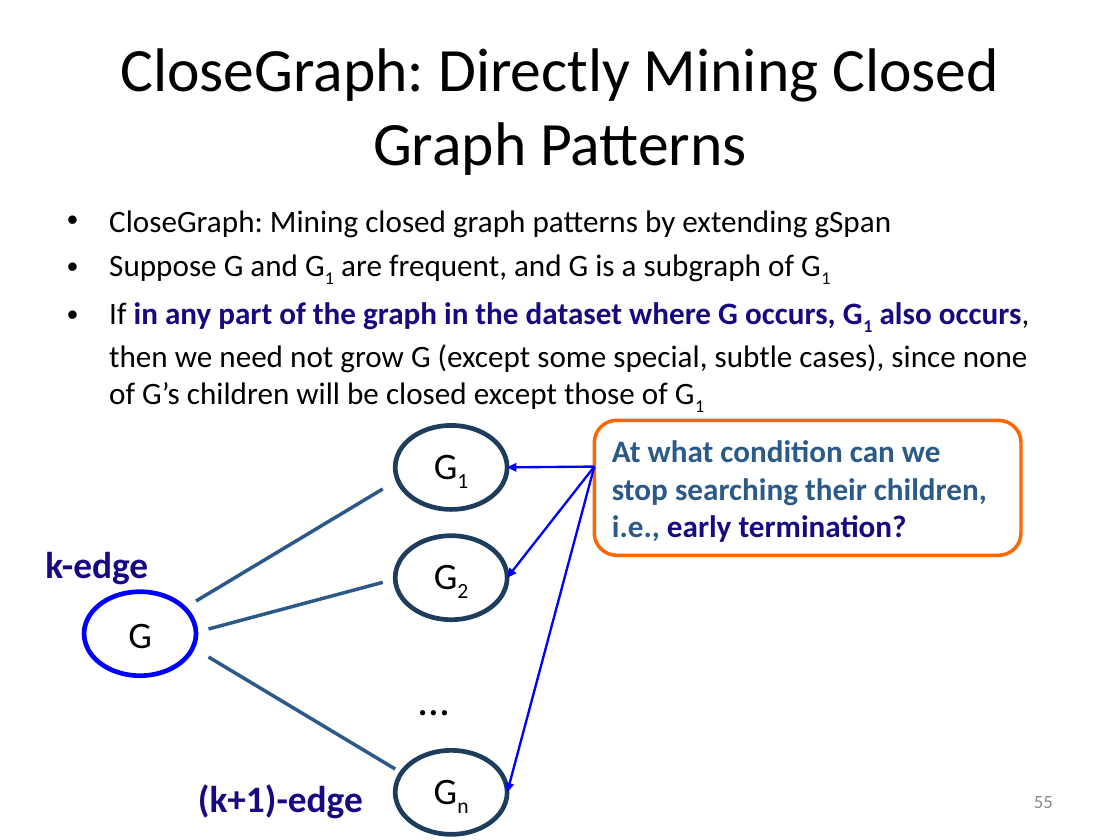
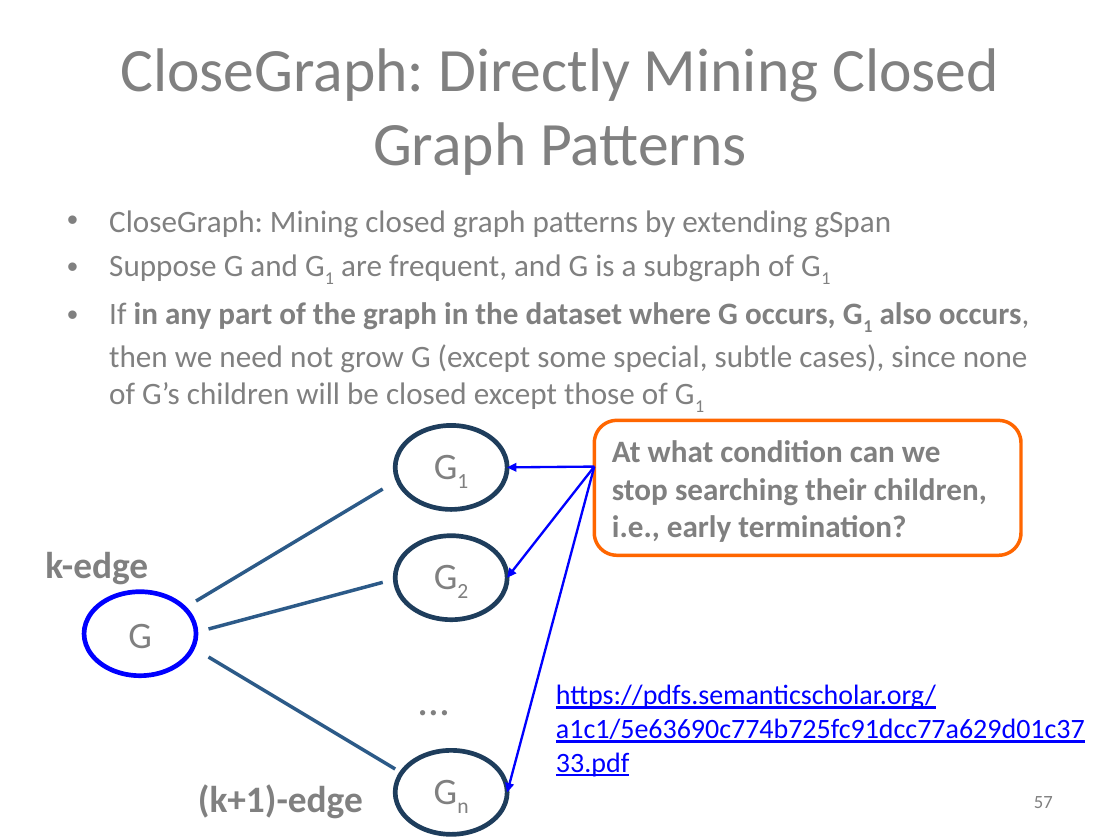
Before and after one commit to mjiang89/mjiang89.github.io, a slide deck: slide 57 of teaching/CS412Summer17-Chapter7.pptx (slide 55 before the commit). Drawn at 1120x840 pixels with LibreOffice and Linux fonts; fonts in the diff are those of the drawing. Boxes give left, top, right and bottom in pixels: in the first picture for what was removed or moved away, otherwise in the second. Text is boxed around its words. In the diff, an @@ line names an element or a change of style, - is before the commit and + after.

```diff
--- a/teaching/CS412Summer17-Chapter7.pptx
+++ b/teaching/CS412Summer17-Chapter7.pptx
@@ text "CloseGraph: Mining closed graph patterns ..." at [109, 210, 1030, 409]: text colour #000000 to #808080 in "CloseGraph: Mining closed graph patterns by extending ...", "Suppose G and G1 are frequent, and ...", "If occurs, then we need not grow ..."; text colour #170981 to #808080 in "in any part of the graph in ..." @@
@@ rounded rectangle "At what condition can we" at [595, 420, 1021, 554]: text colour #2C5A88 to #808080 in "At what condition can we", "stop searching their children,", "i.e.,"; text colour #170981 to #808080 in "early termination?" @@
@@ text "k-edge" at [45, 552, 148, 584]: text colour #170981 to #808080 @@
@@ text colour #000000 to #808080 in 6 elements at [120, 48, 998, 175], [84, 591, 196, 675], [395, 426, 507, 510], [395, 535, 507, 619], [395, 750, 507, 834], [408, 666, 466, 730] @@
@@ text added at [556, 684, 1085, 777], 18 pt, text #0000FF, underline @@
+https://pdfs.semanticscholar.org/a1c1/5e63690c774b725fc91dcc77a629d01c3733.pdf
@@ text "(k+1)-edge" at [198, 784, 363, 818]: text colour #170981 to #808080 @@
@@ page number at [1034, 796, 1053, 808]: text changed; text colour #8C8C8C to #808080 @@
-55
+57
```
Also in this commit, not shown: 20 other slides changed, 2 slides added, 2 other files.
